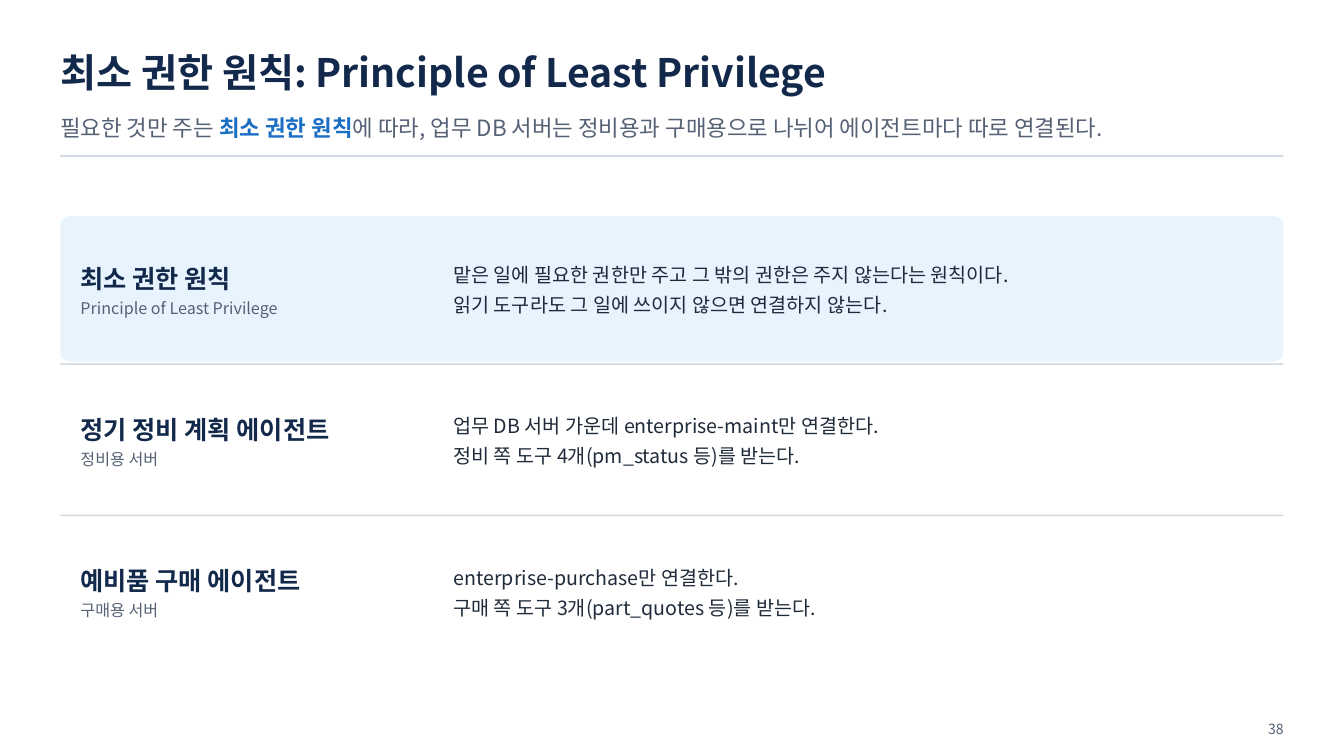
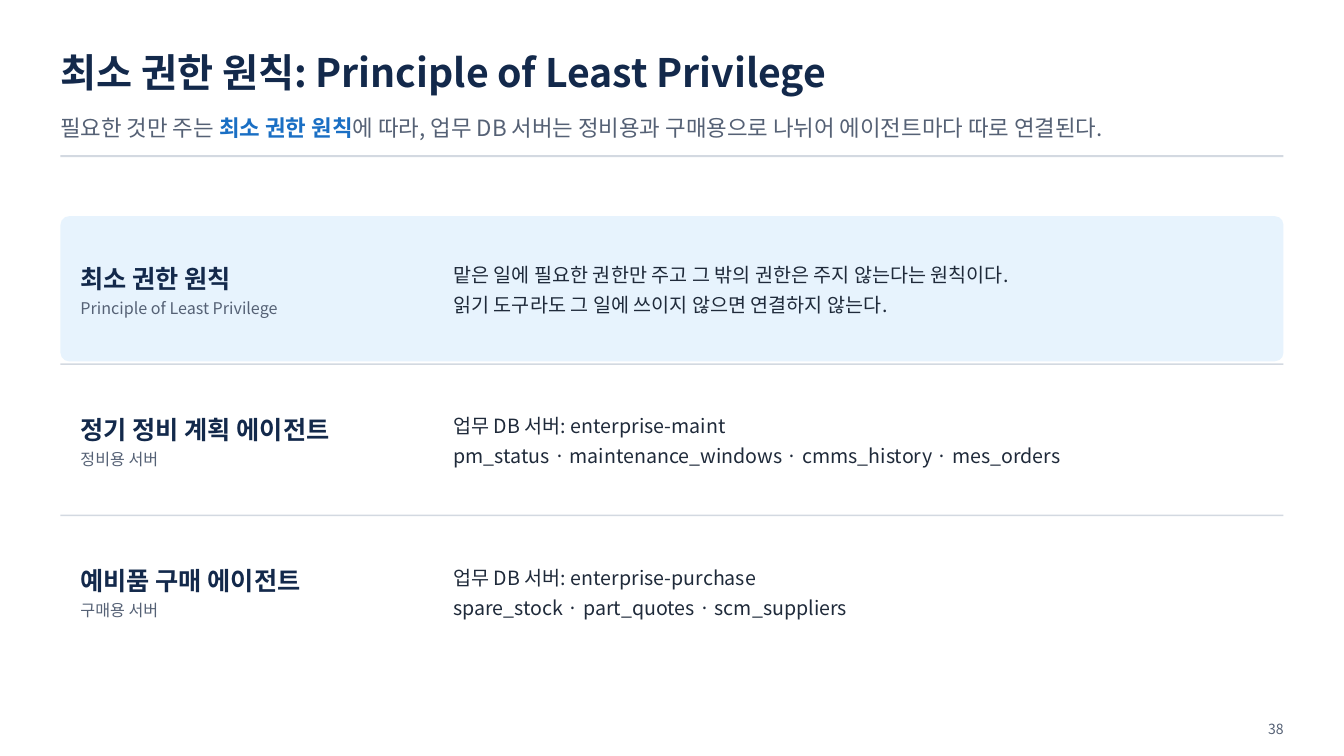
Before and after one commit to uengine-oss/hyd-iot-edu, a slide deck: slide 38 of workspace/강의제작/산출물/통합반/이론_오프라인/06회차/통합반_오프라인_06회차.pptx. Drawn at 1344x756 pixels with LibreOffice and Linux fonts; fonts in the diff are those of the drawing. Boxes give left, top, right and bottom in pixels: in the first picture for what was removed or moved away, otherwise in the second. Text is boxed around its words. In the diff, an @@ line names an element or a change of style, - is before the commit and + after.

Commit message:
통합반 현장 6회차 33~38장 읽기 힌트·허용 목록·도구 배정과 최소 권한을 실제 실행 규칙과 현장 질문으로 검증한다

```diff
--- a/workspace/강의제작/산출물/통합반/이론_오프라인/06회차/통합반_오프라인_06회차.pptx
+++ b/workspace/강의제작/산출물/통합반/이론_오프라인/06회차/통합반_오프라인_06회차.pptx
@@ text at [453,416,1060,468]: text changed @@
-업무 DB 서버 가운데 enterprise-maint만 연결한다.
-정비 쪽 도구 4개(pm_status 등)를 받는다.
+업무 DB 서버: enterprise-maint
+pm_status · maintenance_windows · cmms_history · mes_orders
@@ text at [453,568,847,620]: text changed @@
-enterprise-purchase만 연결한다.
-구매 쪽 도구 3개(part_quotes 등)를 받는다.
+업무 DB 서버: enterprise-purchase
+spare_stock · part_quotes · scm_suppliers
```
Also in this commit, not shown: 5 other slides changed, 10 other files.
